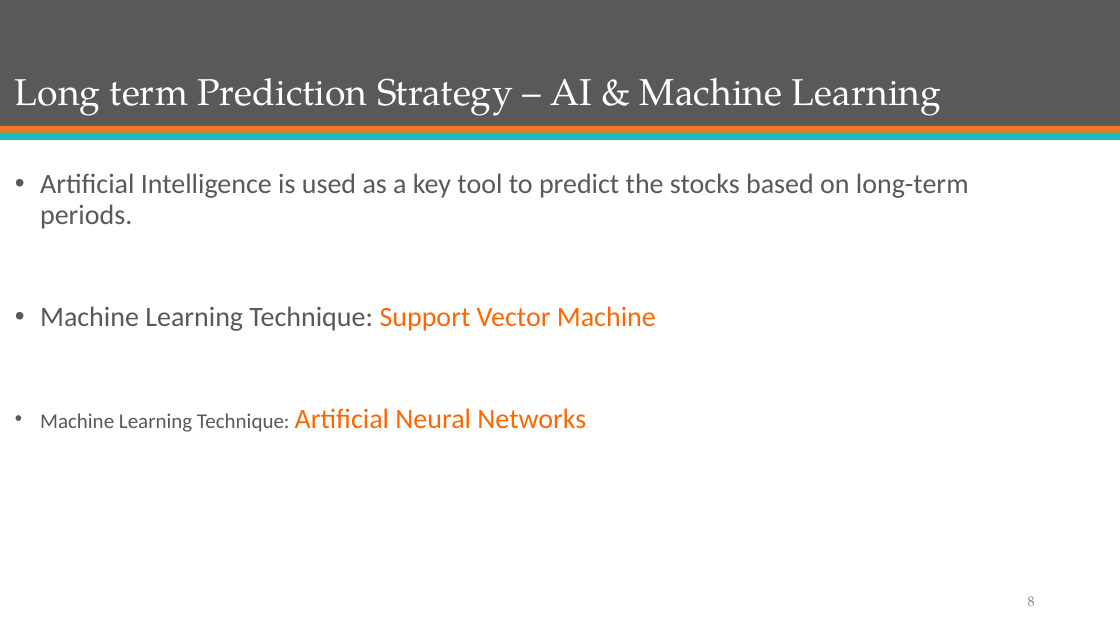
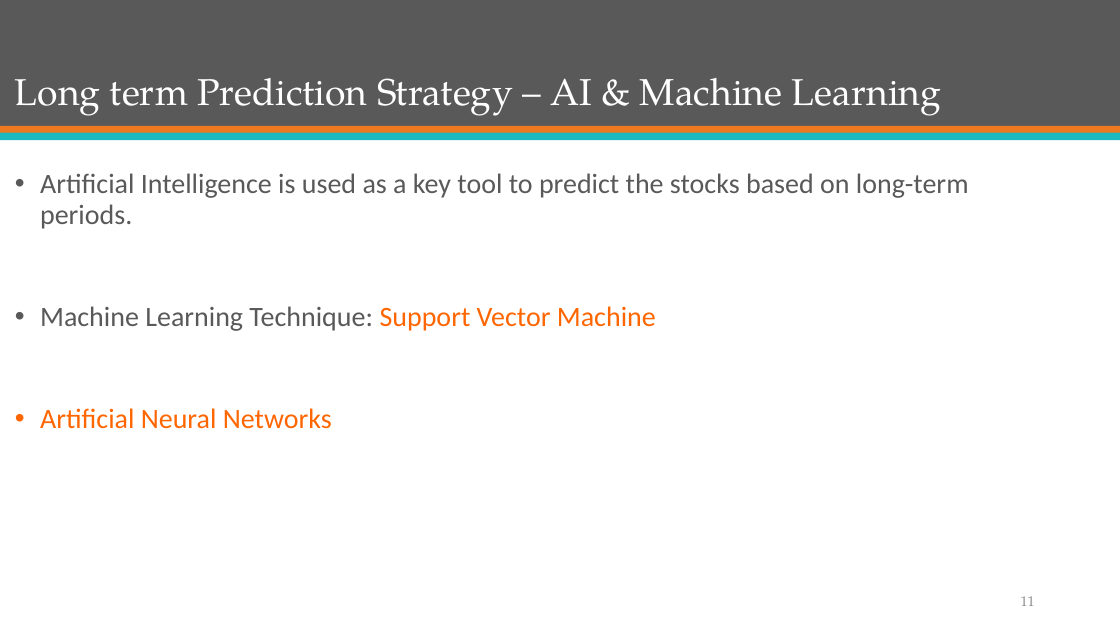
Before and after one commit to mJaiswal/Stock-Market-Prediction-Project, a slide deck: slide 11 of All Documentation/Presentations/Group 13 - ECE 568 - Final Project Preliminary Presentation.pptx (slide 8 before the commit). Drawn at 1120x630 pixels with LibreOffice and Linux fonts; fonts in the diff are those of the drawing. Boxes give left, top, right and bottom in pixels: in the first picture for what was removed or moved away, otherwise in the second. Text is boxed around its words. In the diff, an @@ line names an element or a change of style, - is before the commit and + after.

```diff
--- a/All Documentation/Presentations/Group 13 - ECE 568 - Final Project Preliminary Presentation.pptx
+++ b/All Documentation/Presentations/Group 13 - ECE 568 - Final Project Preliminary Presentation.pptx
@@ text at box(40, 408, 332, 429): text changed; size 18 to 24 pt; text colour #595959 to #FF6600 @@
-• Machine Learning Technique: Artificial Neural Networks
+• Artificial Neural Networks
@@ page number at box(1021, 596, 1035, 606): text changed @@
-8
+11
```
Also in this commit, not shown: 8 other slides changed, 11 slides added, 2 slides removed, 1 other file.
